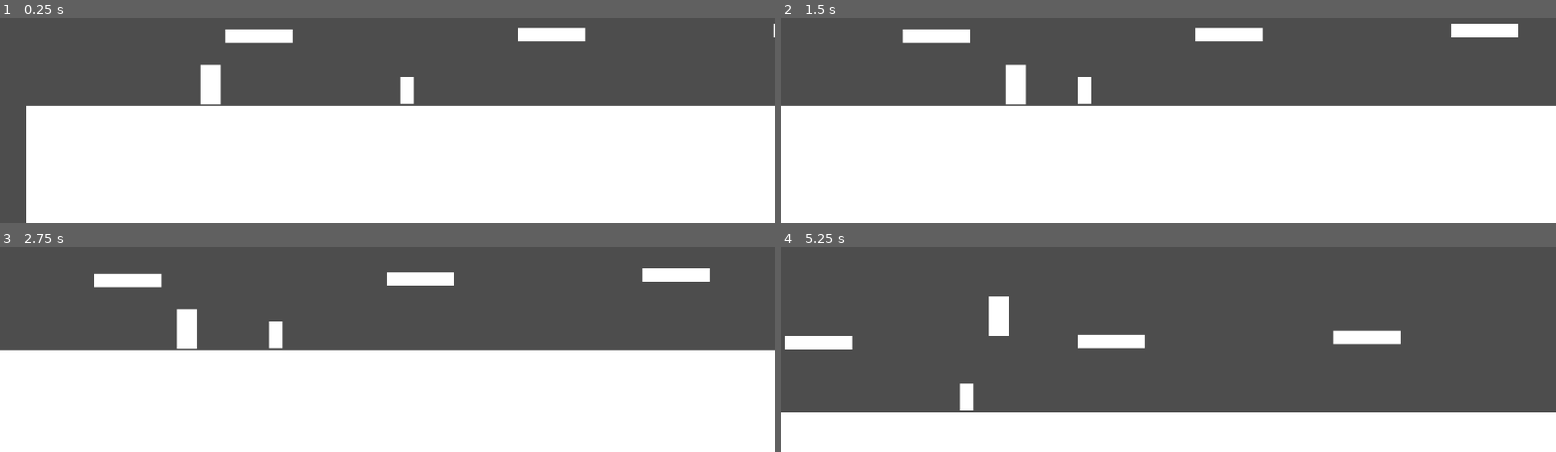
Above: before the commit, frames 1-4 (two rows, left to right).
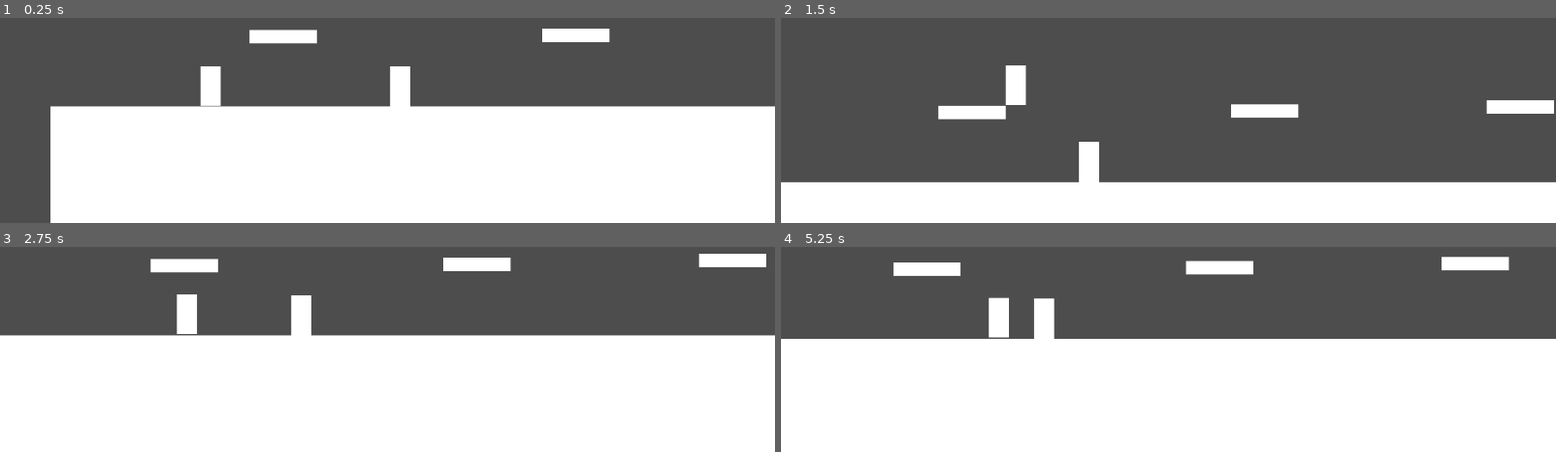
Above: after the commit, the same moments.

Repository: Zac-code/13DT_work
Game: Godot game, scene res://scenes(maps n stuff)/level1.tscn
Same seed, same stepped clock (60 frames per second), same inputs: the game is played once before the commit and once after it. The project has no main scene, so this scene is started directly.
Inputs:
- Up to frame 1 (0.25 s): no input
- Up to frame 2 (1.5 s): tap Enter (ui_accept) at 0.5, 0.77 s; hold Right (ui_right) from 0.53 s (still down)
- Up to frame 3 (2.75 s): tap Enter (ui_accept) at 1.52 s; release Right (ui_right) at 2.03 s; hold Left (ui_left) from 2.03 s (still down)
- Up to frame 4 (5.25 s): release Left (ui_left) at 2.78 s; hold Right (ui_right) 2.78-4.28 s; tap Enter (ui_accept) at 3.02, 3.77, 4.52 s; hold Left (ui_left) 4.28-5.03 s; hold Right (ui_right) from 5.03 s (still down)

The runs differ from the first frame. In frame 1, 4.1% of the frame differs, in the area x 3-100%, y 2-100%; in frame 2, 38%, in the area x 0-100%, y 2-81%; in frame 3, 12%; in frame 4, 38%.

Commit message:
changed something

Diff:
--- a/13-dtdungeonfighter/assets/demonenemy.tscn
+++ b/13-dtdungeonfighter/assets/demonenemy.tscn
@@ -8,7 +8,7 @@
 script = ExtResource("1_n7ea3")
 
 [node name="hitbox" type="CollisionShape2D" parent="." unique_id=79526123]
-scale = Vector2(2, 2)
+scale = Vector2(3, 3)
 shape = SubResource("RectangleShape2D_gnc05")
 
 [node name="fuh" type="ColorRect" parent="hitbox" unique_id=1686518463]
--- a/13-dtdungeonfighter/scenes(maps n stuff)/level1.tscn
+++ b/13-dtdungeonfighter/scenes(maps n stuff)/level1.tscn
@@ -21,9 +21,6 @@
 offset_right = 3106.0
 offset_bottom = 802.0
 
-[node name="CharacterBody2D" parent="." unique_id=1532654129 instance=ExtResource("1_ltvaw")]
-position = Vector2(546, 497)
-
 [node name="StaticBody2D2" parent="." unique_id=160785346 instance=ExtResource("2_ol74c")]
 position = Vector2(690, 425)
 
@@ -33,5 +30,8 @@
 [node name="StaticBody2D4" parent="." unique_id=1019688572 instance=ExtResource("2_ol74c")]
 position = Vector2(2320, 417)
 
-[node name="CharacterBody2D2" parent="." unique_id=1446513223 instance=ExtResource("3_odxj3")]
-position = Vector2(1130, 506)
+[node name="enemy" parent="." unique_id=1446513223 instance=ExtResource("3_odxj3")]
+position = Vector2(1038, 499)
+
+[node name="player" parent="." unique_id=1532654129 instance=ExtResource("1_ltvaw")]
+position = Vector2(474, 494)
